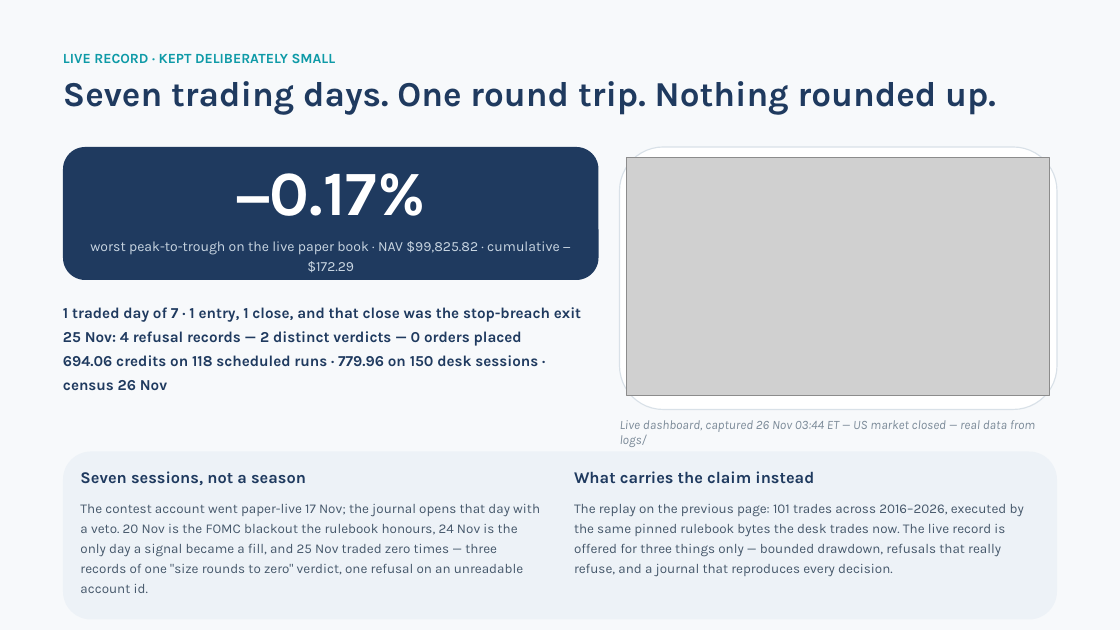
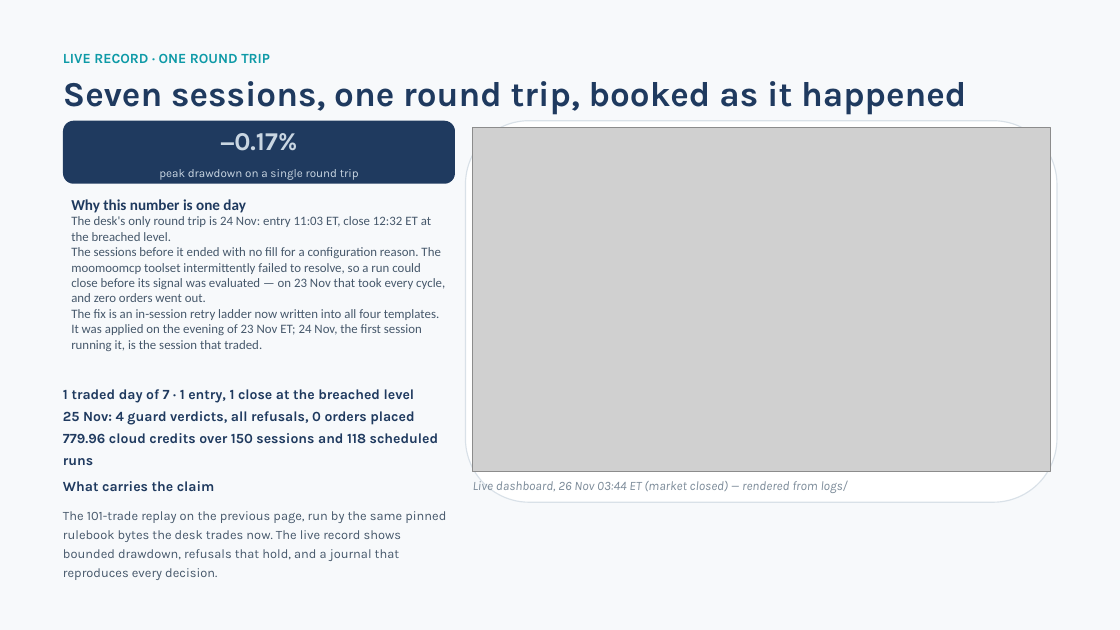
Before and after one commit to lzblue/qoder-trend-desk, a slide deck: slide 7 of qoder-trend-desk-submission.pptx. Drawn at 1120x630 pixels with LibreOffice and Linux fonts; fonts in the diff are those of the drawing; grey boxes stand for pictures. Boxes give left, top, right and bottom in pixels: in the first picture for what was removed or moved away, otherwise in the second. Text is boxed around its words. In the diff, an @@ line names an element or a change of style, - is before the commit and + after.

```diff
--- a/qoder-trend-desk-submission.pptx
+++ b/qoder-trend-desk-submission.pptx
@@ text at bbox=[63, 53, 270, 63]: text changed @@
-LIVE RECORD · KEPT DELIBERATELY SMALL
+LIVE RECORD · ONE ROUND TRIP
@@ text at bbox=[63, 81, 966, 115]: text changed @@
-Seven trading days. One round trip. Nothing rounded up.
+Seven sessions, one round trip, booked as it happened
@@ rounded rectangle "−0.17%": place and size @@
-rounded rectangle "−0.17%" at bbox=[63, 147, 599, 280]
+rounded rectangle "−0.17%" at bbox=[63, 121, 455, 184]
@@ text in rounded rectangle at bbox=[221, 133, 298, 151]: size 54 to 22 pt, text colour #FFFFFF to #C9D6E2 in "−0.17%" @@
@@ rounded rectangle: place and size @@
-rounded rectangle at bbox=[620, 147, 1058, 409]
+rounded rectangle at bbox=[465, 121, 1057, 502]
@@ picture: place and size @@
-picture at bbox=[627, 158, 1050, 396]
+picture at bbox=[472, 128, 1050, 471]
@@ text in rounded rectangle at bbox=[159, 169, 359, 180]: text changed; size 12 to 10 pt @@
-worst peak-to-trough on the live paper book · NAV $99,825.82 · cumulative −$172.29
+peak drawdown on a single round trip
@@ text added at bbox=[71, 199, 445, 351], 11 pt, text #46586B @@
+Why this number is one day
+The desk's only round trip is 24 Nov: entry 11:03 ET, close 12:32 ET at the breached level.
+The sessions before it ended with no fill for a configuration reason. The moomoomcp toolset intermittently failed to resolve, so a run could close before its signal was evaluated — on 23 Nov that took every cycle, and zero orders went out.
+The fix is an in-session retry ladder now written into all four templates. It was applied on the evening of 23 Nov ET; 24 Nov, the first session running it, is the session that traded.
@@ text at bbox=[63, 389, 439, 465]: text changed; size 13 to 12 pt @@
-1 traded day of 7 · 1 entry, 1 close, and that close was the stop-breach exit
-25 Nov: 4 refusal records — 2 distinct verdicts — 0 orders placed
-694.06 credits on 118 scheduled runs · 779.96 on 150 desk sessions · census 26 Nov
+1 traded day of 7 · 1 entry, 1 close at the breached level
+25 Nov: 4 guard verdicts, all refusals, 0 orders placed
+779.96 cloud credits over 150 sessions and 118 scheduled runs
@@ rounded rectangle removed at bbox=[63, 452, 1057, 620] @@
@@ text removed at bbox=[80, 471, 540, 593] @@
-Seven sessions, not a season
-The contest account went paper-live 17 Nov; the journal opens that day with a veto. 20 Nov is the FOMC blackout the rulebook honours, 24 Nov is the only day a signal became a fill, and 25 Nov traded zero times — three records of one "size rounds to zero" verdict, one refusal on an unreadable account id.
@@ text at bbox=[63, 481, 446, 580]: text changed; size 11.5 to 11 pt @@
-What carries the claim instead
-The replay on the previous page: 101 trades across 2016–2026, executed by the same pinned rulebook bytes the desk trades now. The live record is offered for three things only — bounded drawdown, refusals that really refuse, and a journal that reproduces every decision.
+What carries the claim
+The 101-trade replay on the previous page, run by the same pinned rulebook bytes the desk trades now. The live record shows bounded drawdown, refusals that hold, and a journal that reproduces every decision.
@@ text at bbox=[473, 481, 848, 493]: text changed @@
-Live dashboard, captured 26 Nov 03:44 ET — US market closed — real data from logs/
+Live dashboard, 26 Nov 03:44 ET (market closed) — rendered from logs/
```
Also in this commit, not shown: 7 other slides changed, 4 other files.
